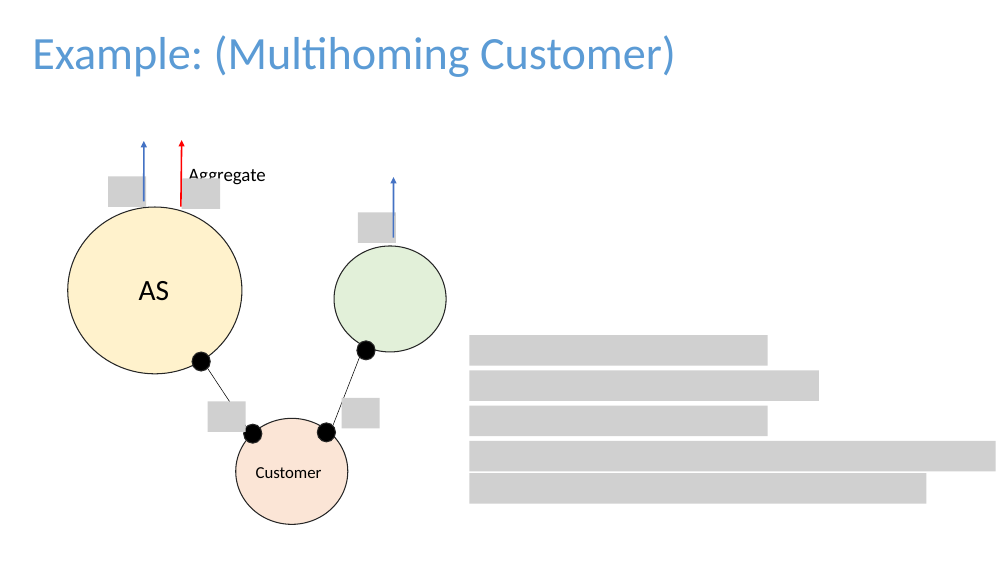
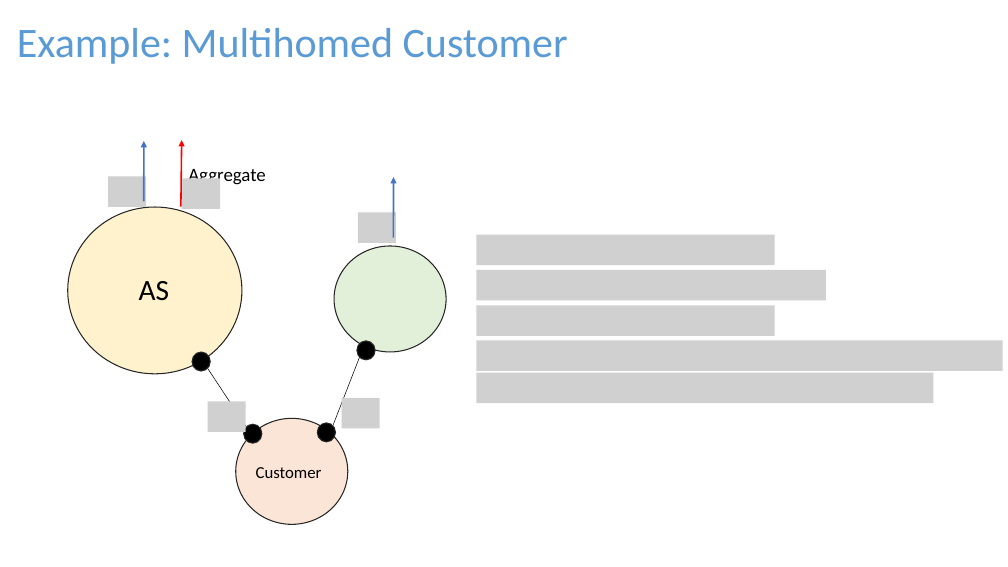
Before and after one commit to rabeckett/propane, a slide deck: slide 10 of notes/demo/Properties.pptx (slide 11 before the commit). Drawn at 1008x567 pixels with LibreOffice and Linux fonts; fonts in the diff are those of the drawing; grey boxes stand for pictures. Boxes give left, top, right and bottom in pixels: in the first picture for what was removed or moved away, otherwise in the second. Text is boxed around its words. In the diff, an @@ line names an element or a change of style, - is before the commit and + after.

```diff
--- a/notes/demo/Properties.pptx
+++ b/notes/demo/Properties.pptx
@@ text "Example: Multihomed Customer" at bbox=[17, 28, 568, 64]: vertical alignment middle to bottom @@
@@ text at bbox=[17, 28, 568, 64]: text changed; size 44 to 40 pt @@
-Example: (Multihoming Customer)
+Example: Multihomed Customer
@@ picture added at bbox=[476, 234, 775, 265] @@
@@ picture added at bbox=[476, 270, 826, 300] @@
@@ picture added at bbox=[476, 306, 775, 336] @@
@@ picture removed at bbox=[470, 335, 768, 365] @@
@@ picture added at bbox=[476, 340, 1003, 371] @@
@@ picture: place and size @@
-picture at bbox=[470, 371, 819, 401]
+picture at bbox=[476, 373, 934, 403]
@@ picture removed at bbox=[470, 406, 768, 436] @@
@@ picture removed at bbox=[470, 441, 996, 471] @@
@@ picture removed at bbox=[470, 473, 927, 504] @@
```
Also in this commit, not shown: 7 other slides changed, 4 slides added, 3 slides removed, 16 other files.
